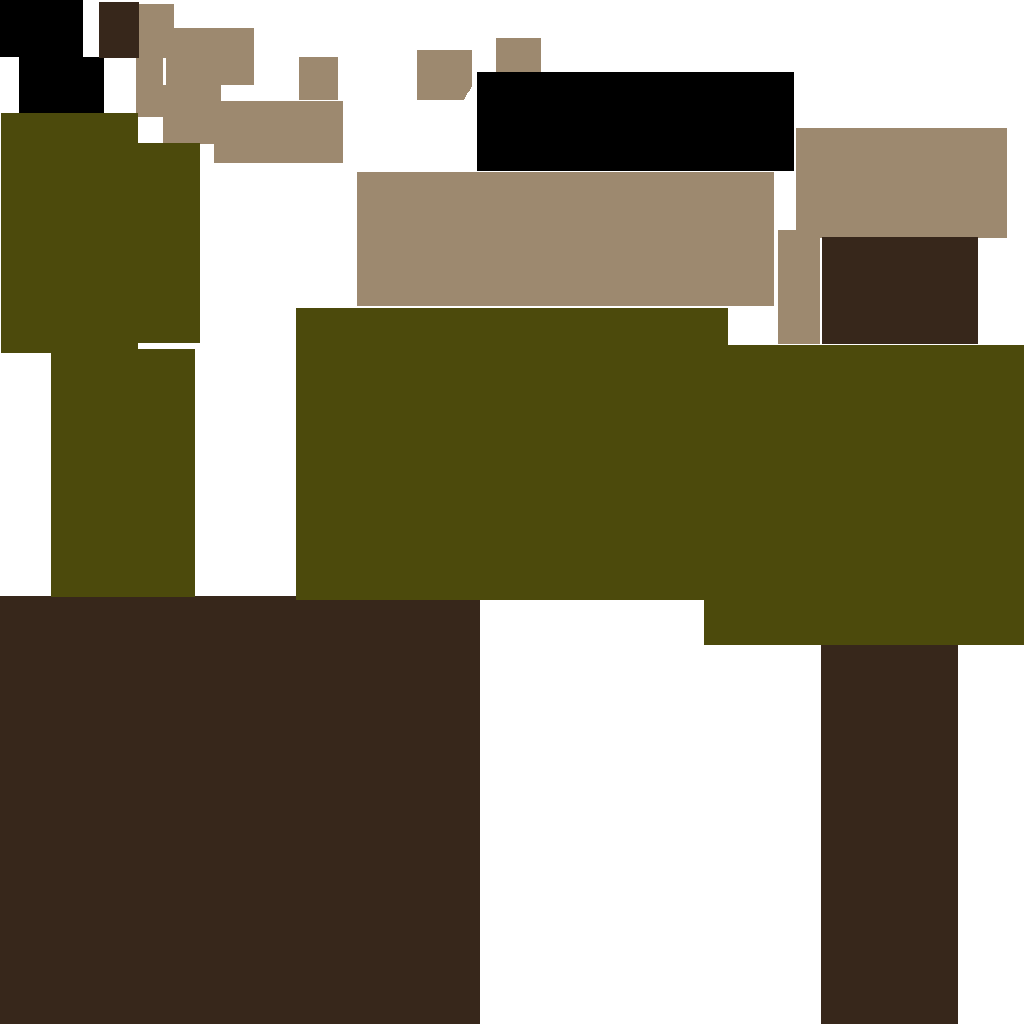
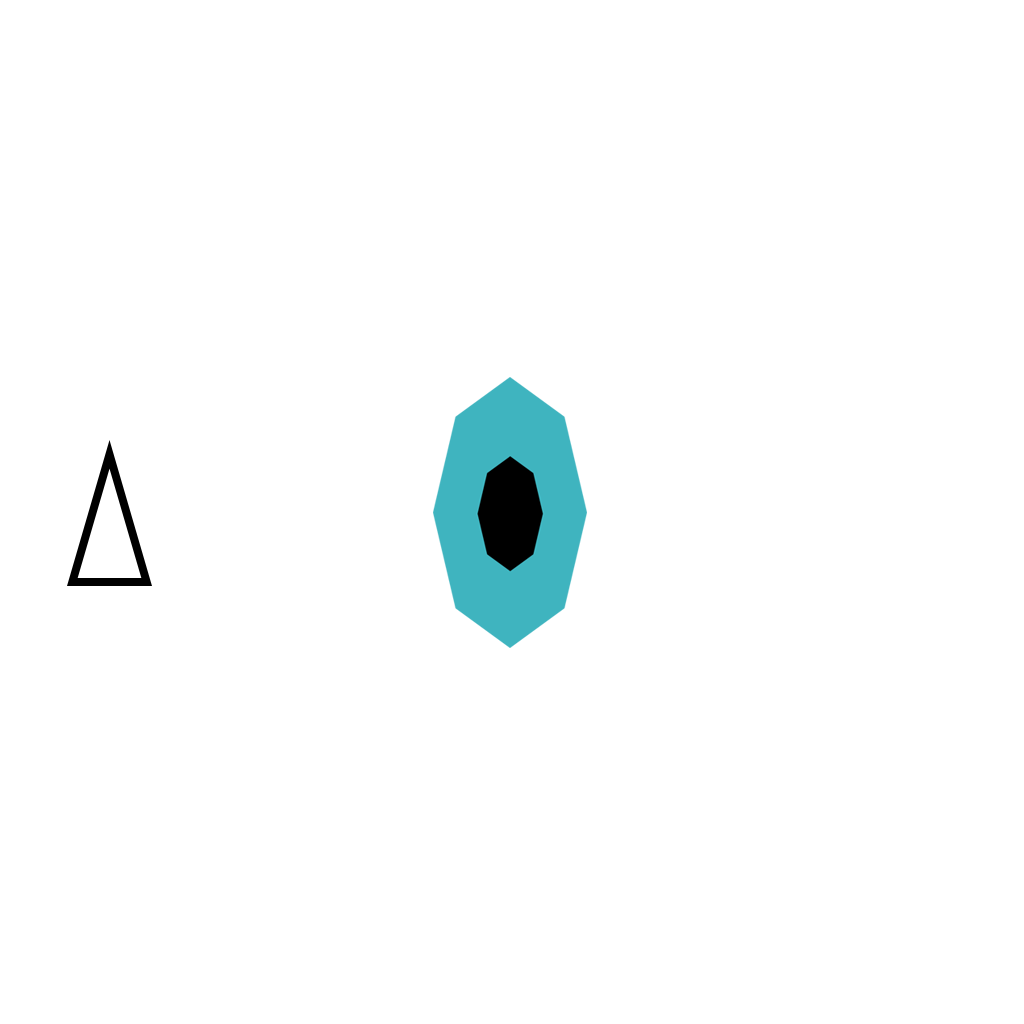
Layer changes from the first (1024, 1024) image to the second:
added layer "Polygon 2 copy 3" above "Polygon 2 copy" over 433, 377, 587, 648
added layer "Polygon 3 copy" above "Polygon 3" over 67, 440, 152, 586
added layer "Layer 4" above "Layer 3" over 0, 0, 1024, 1024
hid "Layer 3" over 0, 0, 1024, 1024
